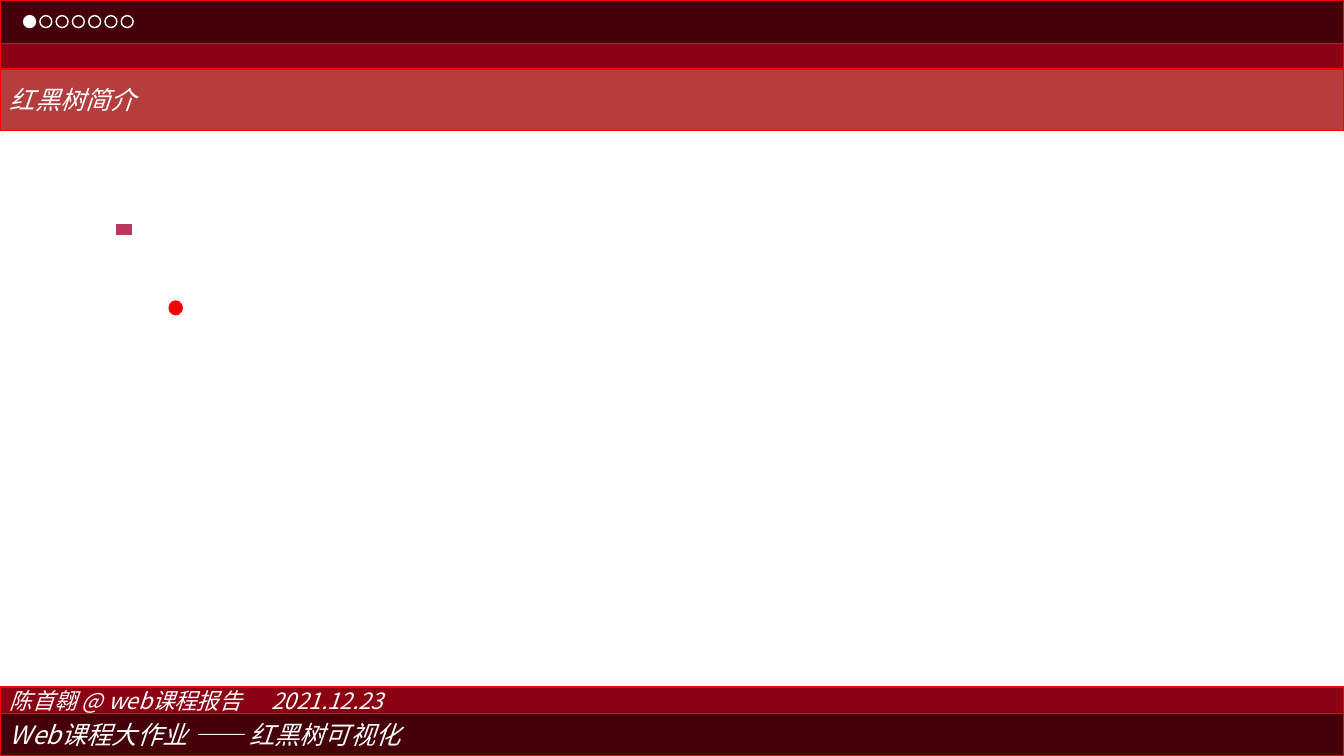
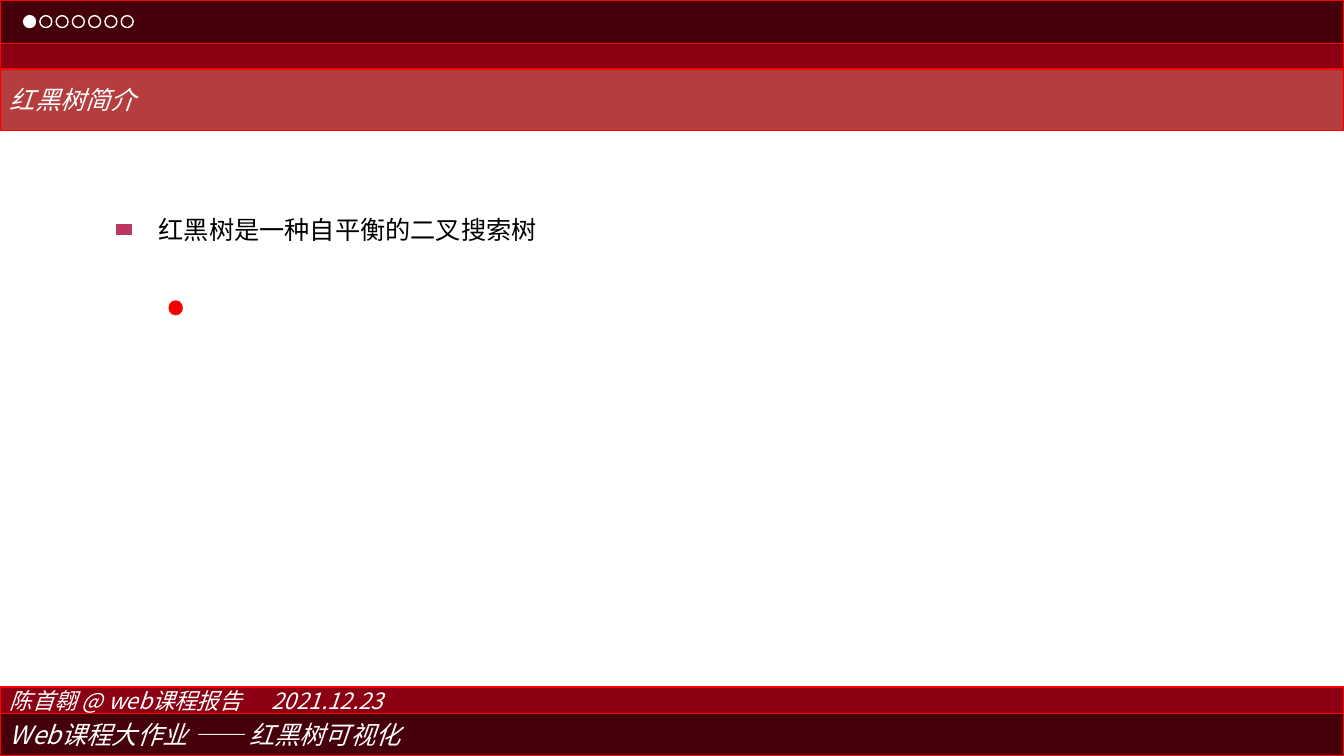
Before and after one commit to shouao/2019213892, a slide deck: slide 2 of 03/slide.pptx. Drawn at 1344x756 pixels with LibreOffice and Linux fonts; fonts in the diff are those of the drawing. Boxes give left, top, right and bottom in pixels: in the first picture for what was removed or moved away, otherwise in the second. Text is boxed around its words. In the diff, an @@ line names an element or a change of style, - is before the commit and + after.

```diff
--- a/03/slide.pptx
+++ b/03/slide.pptx
@@ text added at [159,217,537,241], 18 pt, text #000000 @@
+红黑树是一种自平衡的二叉搜索树
```
Also in this commit, not shown: 1 slide added, 2 other files.
